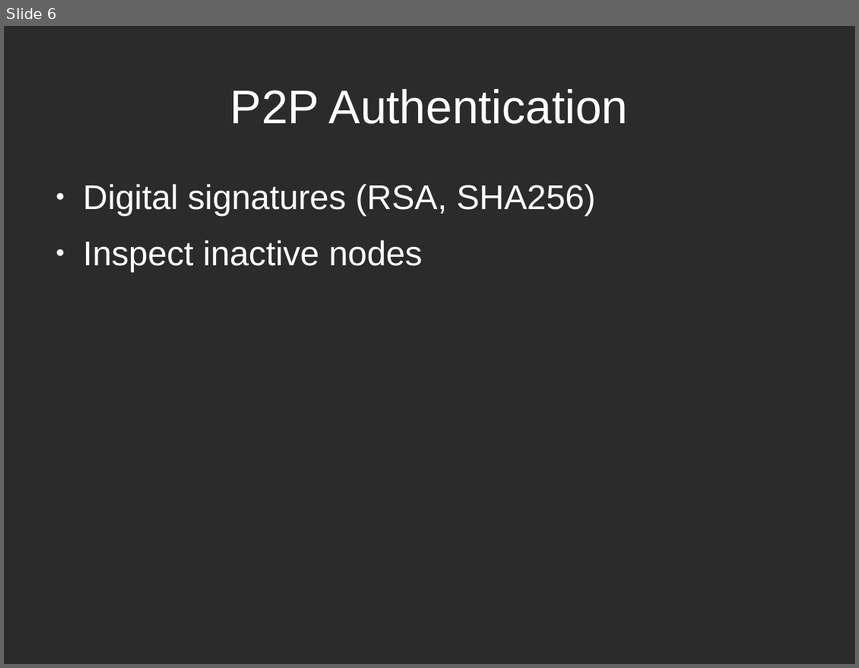
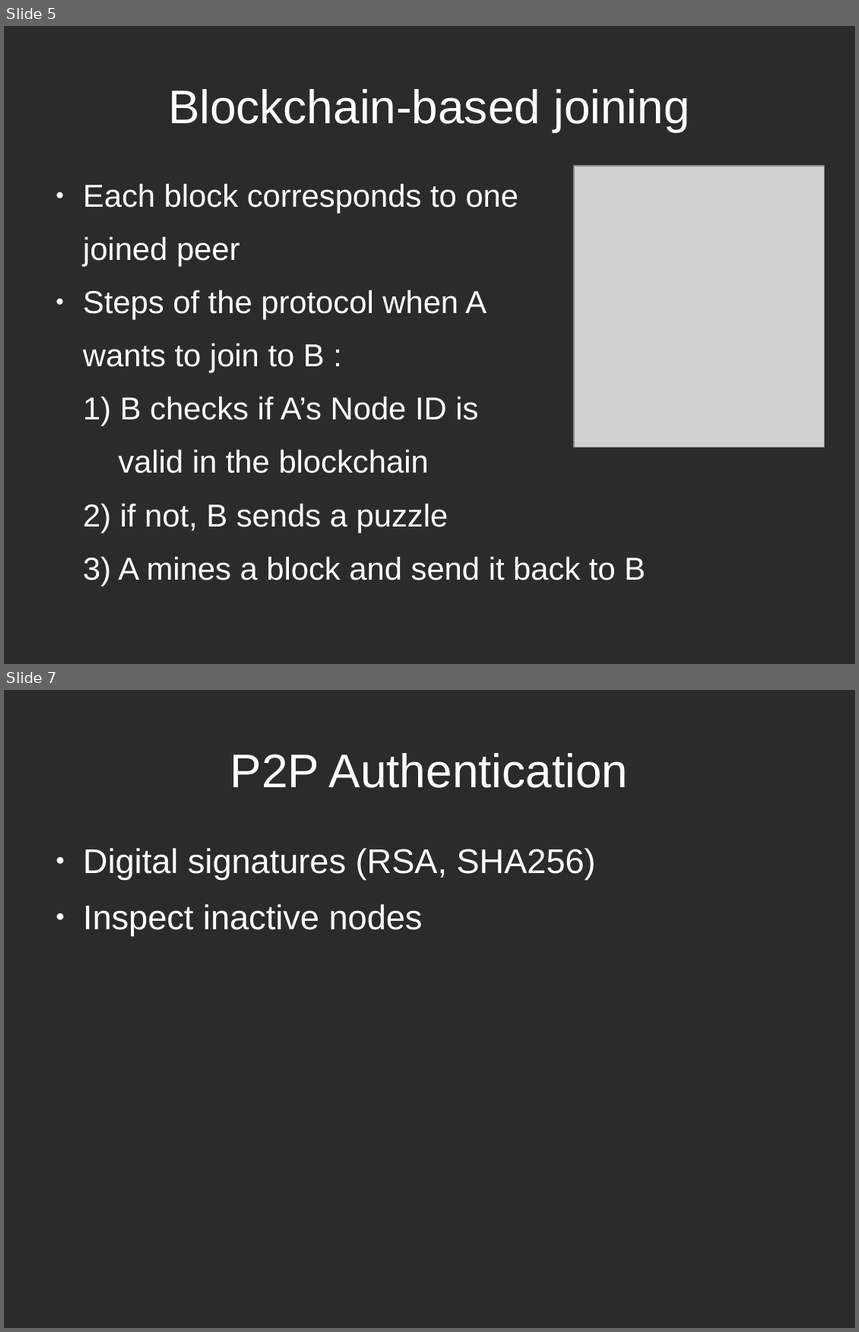
Before and after one commit to mthambipillai/blockchainSybilAttackResistance, a slide deck: BlockchainSybilAttack.odp. Shown one above the other, each under a label of ours: slide 6 before the commit, slides 5 and 7 after it; the slides between them are not shown. The pictures are 859x668 and 859x1332 pixels, drawn with LibreOffice and Linux fonts; fonts in the diff are those of the drawing; grey boxes stand for pictures; background and template pictures are left out; a plain dark background stands for a picture behind light text. Boxes give left, top, right and bottom in pixels: in the first picture for what was removed or moved away, otherwise in the second. Text is boxed around its words. In the diff, an @@ line names an element or a change of style, - is before the commit and + after.

```diff
--- a/BlockchainSybilAttack.odp
+++ b/BlockchainSybilAttack.odp
@@ slide 5 added at bbox=[4, 26, 855, 664], background picture (left out) @@
@@ title added at bbox=[168, 89, 690, 132], 44 pt, text #FFFFFF @@
+Blockchain-based joining
@@ text added at bbox=[83, 183, 645, 586], 29.6 pt, text #FFFFFF @@
+● Each block corresponds to one
+joined peer
+● Steps of the protocol when A
+wants to join to B :
+1) B checks if A’s Node ID is
+valid in the blockchain
+2) if not, B sends a puzzle
+3) A mines a block and send it back to B
@@ picture added at bbox=[574, 166, 825, 447] @@
@@ what was slide 6 is now slide 7 @@
```
Also in this commit, not shown: 2 slides changed, 3 other slides added, 3 slides removed, 1 other file.
